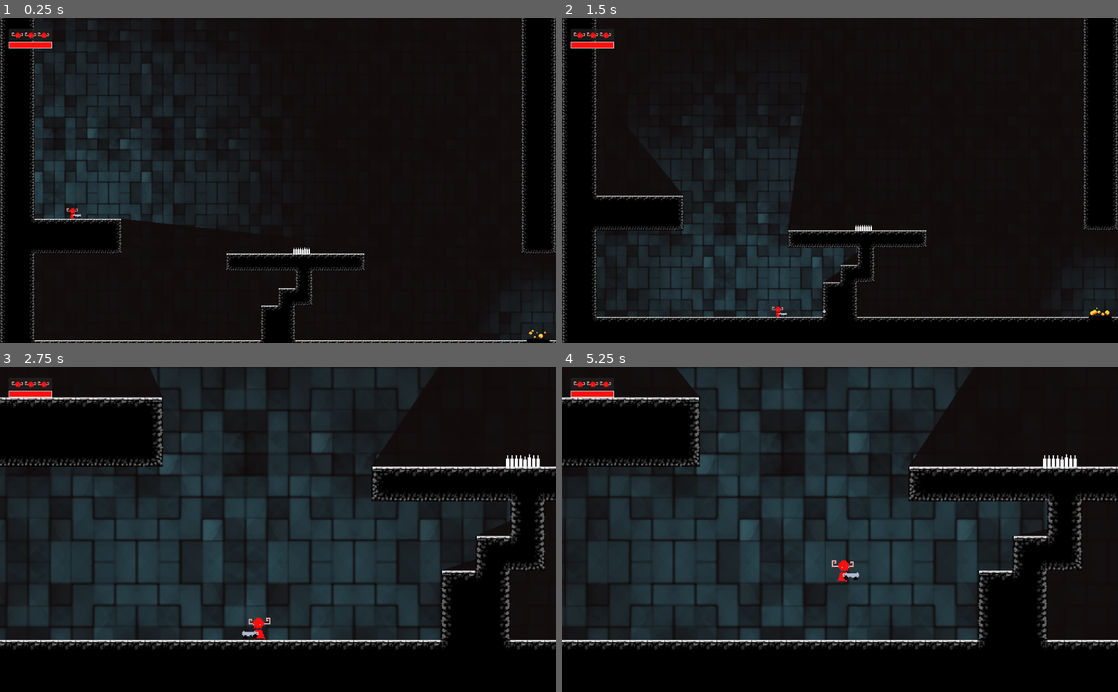
Above: before the commit, frames 1-4 (two rows, left to right).
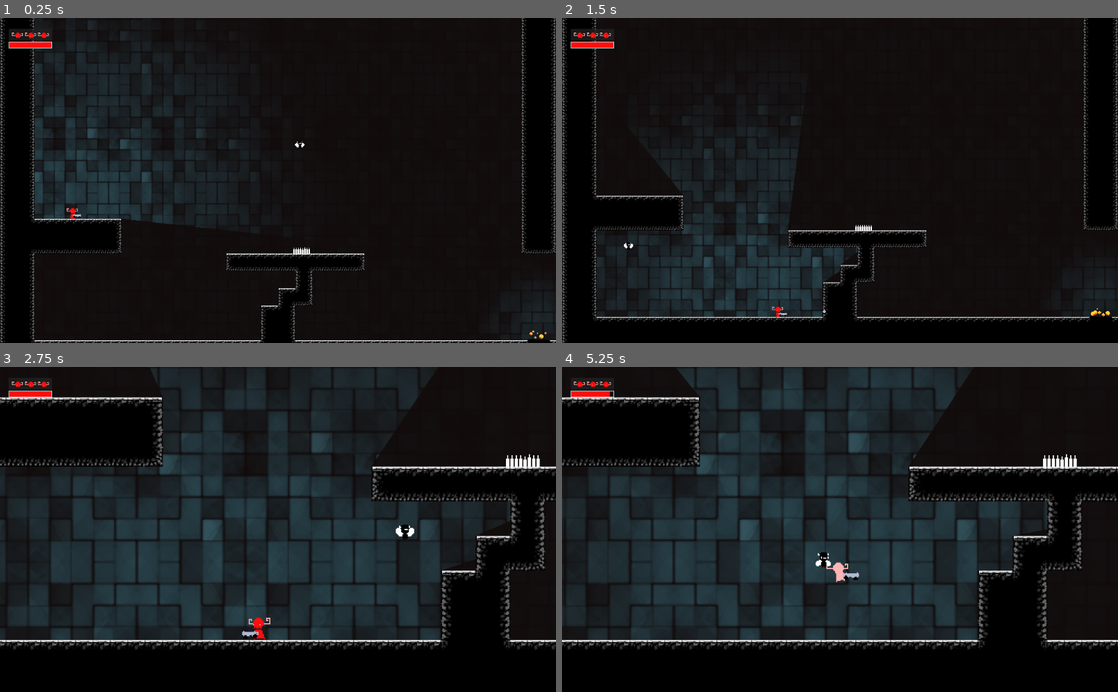
Above: after the commit, the same moments.

Repository: diddimar/Little-Devil
Game: Godot game, scene res://src/Levels/LevelTemplate.tscn
Two runs of this game, one before a commit and one after it. Both use one fixed random seed, a clock stepped at 60 frames per second and the inputs below.
Inputs:
- Up to frame 1 (0.25 s): no input
- Up to frame 2 (1.5 s): hold D (move_right) from 0.53 s (still down); tap W (jump) at 0.6, 0.77, 1.07 s; tap Space (shoot) at 1.35 s
- Up to frame 3 (2.75 s): tap W (jump) at 1.52, 1.55, 1.82, 2.3 s; release D (move_right) at 2.03 s; hold A (move_left) from 2.03 s (still down); tap Z (zoom_in) at 2.1 s
- Up to frame 4 (5.25 s): release A (move_left) at 2.78 s; hold D (move_right) 2.78-4.28 s; tap X (zoom_out) at 2.85 s; tap W (jump) at 3.02, 3.05, 3.32, 3.6, 3.77, 4.07, 4.52, 4.55, 4.82 s; tap Enter at 4.25 s; hold A (move_left) 4.28-5.03 s; tap Space (shoot) at 4.35 s; hold D (move_right) from 5.03 s (still down); tap Z (zoom_in) at 5.1 s

The runs differ from the first frame. In frame 1, less than 0.1% of the frame differs, in the area x 53-99%, y 38-100%; in frame 2, less than 0.1%; in frame 3, 0.1%; in frame 4, 0.3%, in the area x 8-53%, y 7-67%.

Commit message:
randomized Fly enemy movements

Diff:
--- a/Fly.gd
+++ b/Fly.gd
@@ -21,8 +21,17 @@
 var eye_reach = 90
 var vision = 600
 
+var vertical_movement = 0
+var horizontal_movement = 200
+
 func _ready():
 	set_process(true)
+	randomize()
+	#Generate random negative number betweeen 400 and 800
+	vertical_movement = -1 * ( (randi() % 800) + 400 )
+	#Generate random number betweeen 200 and 700
+	horizontal_movement = (randi() % 700) + 200
+	print(randi())
 
 func set_dir(target_dir):
 	if next_dir != target_dir:
@@ -70,10 +79,10 @@
 
 	if OS.get_ticks_msec() > next_jump_time and next_jump_time != -1 and is_on_floor():
 		if Player.position.y < position.y - 64 and sees_player():
-			vel.y = -400
+			vel.y = vertical_movement
 		next_jump_time = -1
 
-	vel.x = dir * 200
+	vel.x = dir * horizontal_movement
 
 	if Player.position.y < position.y - 64 and next_jump_time == -1 and sees_player():
 		next_jump_time = OS.get_ticks_msec() + react_time
@@ -94,3 +103,8 @@
 	$Sprite.modulate = Color(0,1,0)
 	yield(get_tree().create_timer(0.5), "timeout")
 	queue_free()
+
+
+func _on_Area2D_body_entered(body):
+	if(body.name == "Player" and not dead):
+		body.player_hurt(5)
--- a/src/Actors/Enemies/Fly.tscn
+++ b/src/Actors/Enemies/Fly.tscn
@@ -41,6 +41,9 @@
 "values": [ Vector2( 0, 0 ), Vector2( 1, 0 ), Vector2( 2, 0 ), Vector2( 3, 0 ), Vector2( 4, 0 ), Vector2( 5, 0 ), Vector2( 6, 0 ), Vector2( 7, 0 ) ]
 }
 
+[sub_resource type="RectangleShape2D" id=5]
+extents = Vector2( 6.30922, 8.25122 )
+
 [node name="Fly" type="KinematicBody2D"]
 collision_layer = 2
 collision_mask = 8
@@ -65,3 +68,9 @@
 autoplay = "Flying"
 anims/Dead = SubResource( 4 )
 anims/Flying = SubResource( 3 )
+
+[node name="Area2D" type="Area2D" parent="."]
+
+[node name="CollisionShape2D" type="CollisionShape2D" parent="Area2D"]
+shape = SubResource( 5 )
+[connection signal="body_entered" from="Area2D" to="." method="_on_Area2D_body_entered"]
--- a/src/Actors/Player/Player.gd
+++ b/src/Actors/Player/Player.gd
@@ -161,7 +161,7 @@
 
 func player_death():
 	print("player dead")
-	if Globals.lives == 0:
+	if Globals.lives == 1:
 		game_over()
 	else:
 		remove_live_and_respawn()
--- a/src/Actors/Player/PlayersSprite.tscn
+++ b/src/Actors/Player/PlayersSprite.tscn
@@ -47,7 +47,7 @@
 tracks/1/enabled = true
 tracks/1/keys = {
 "clips": [ {
-"end_offset": 0.190245,
+"end_offset": 0.0276718,
 "start_offset": 0.0,
 "stream": ExtResource( 6 )
 } ],
--- a/src/Levels/LevelTemplate.tscn
+++ b/src/Levels/LevelTemplate.tscn
@@ -41,10 +41,10 @@
 [node name="Hazards" type="Node" parent="."]
 
 [node name="Brazier" parent="Hazards" instance=ExtResource( 4 )]
-position = Vector2( 991.904, 998.104 )
+position = Vector2( 993.463, 999.44 )
 
 [node name="Brazier2" parent="Hazards" instance=ExtResource( 4 )]
-position = Vector2( 1760.52, 899.892 )
+position = Vector2( 1760.74, 903.456 )
 
 [node name="Spikes" parent="Hazards" instance=ExtResource( 5 )]
 position = Vector2( 554.99, 827.621 )
@@ -56,10 +56,25 @@
 [node name="Enemies" type="Node" parent="."]
 
 [node name="Fly" parent="Enemies" instance=ExtResource( 6 )]
-position = Vector2( 2264.3, 837.741 )
+position = Vector2( 551.841, 604.657 )
 
 [node name="Fly2" parent="Enemies" instance=ExtResource( 6 )]
-position = Vector2( 2633.81, 495.674 )
+position = Vector2( 1232.92, 752.543 )
 
 [node name="Fly3" parent="Enemies" instance=ExtResource( 6 )]
-position = Vector2( 3280.73, 733.516 )
+position = Vector2( 2108.18, 809.625 )
+
+[node name="Fly4" parent="Enemies" instance=ExtResource( 6 )]
+position = Vector2( 1965.47, 457.62 )
+
+[node name="Fly5" parent="Enemies" instance=ExtResource( 6 )]
+position = Vector2( 2662.35, 595.568 )
+
+[node name="Fly6" parent="Enemies" instance=ExtResource( 6 )]
+position = Vector2( 3002.46, 695.461 )
+
+[node name="Fly7" parent="Enemies" instance=ExtResource( 6 )]
+position = Vector2( 3468.63, 783.462 )
+
+[node name="Fly8" parent="Enemies" instance=ExtResource( 6 )]
+position = Vector2( 3337.82, 590.357 )
Not shown: 1 places in src/Actors/Enemies/Fly.tscn that only renumber resources
Not shown, changed: Assets/Sounds/Player/hurt.wav
